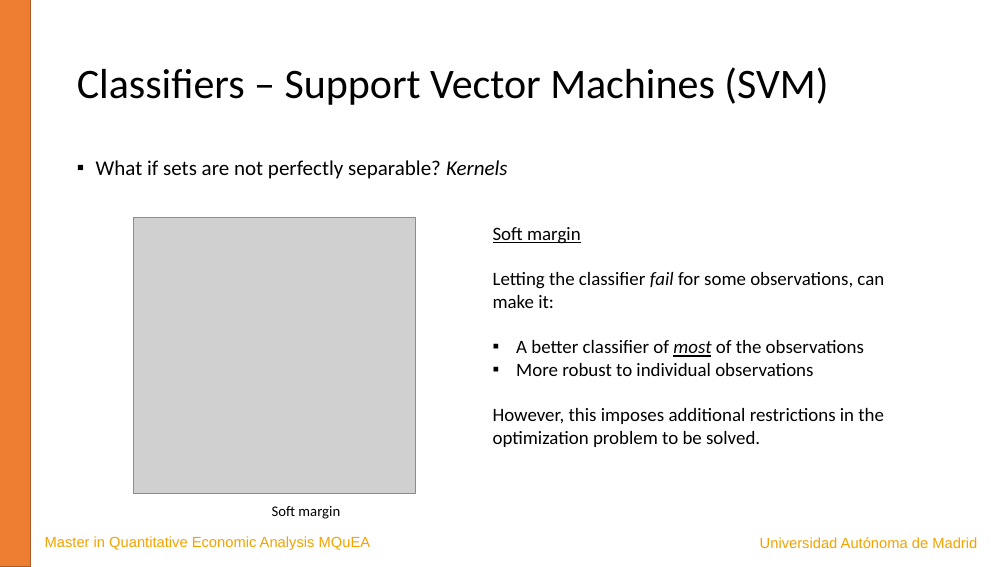
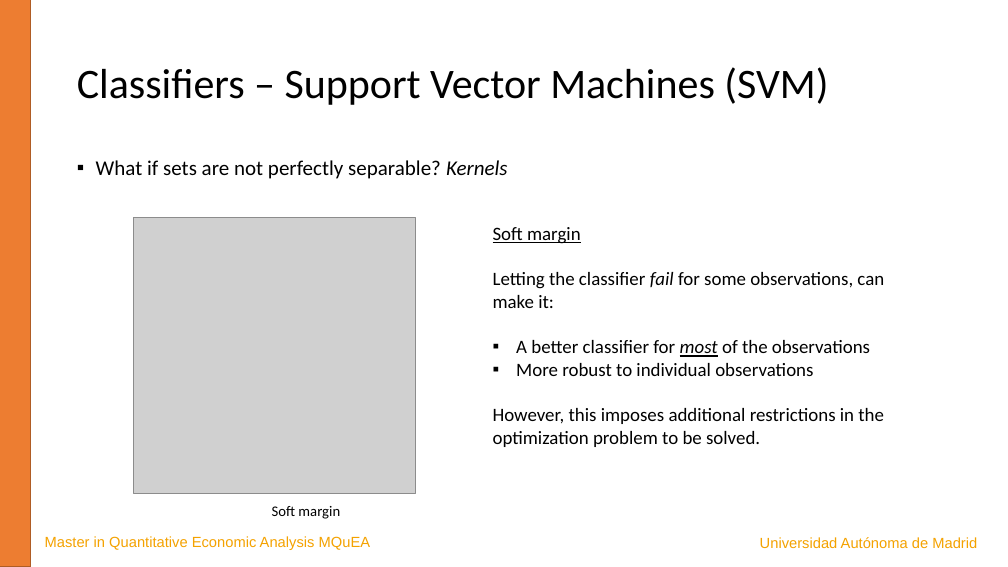
Before and after one commit to JavierBas/IMLEF-MQuEA, a slide deck: slide 10 of Slides/Topic 4 - Classification.pptx. Drawn at 1008x567 pixels with LibreOffice and Linux fonts; fonts in the diff are those of the drawing; grey boxes stand for pictures. Boxes give left, top, right and bottom in pixels: in the first picture for what was removed or moved away, otherwise in the second. Text is boxed around its words. In the diff, an @@ line names an element or a change of style, - is before the commit and + after.

```diff
--- a/Slides/Topic 4 - Classification.pptx
+++ b/Slides/Topic 4 - Classification.pptx
@@ text at <box>516,340,870,357</box>: text changed @@
-▪ A better classifier of most of the observations
+▪ A better classifier for most of the observations
```
Also in this commit, not shown: 1 other slide changed, 13 other files.
